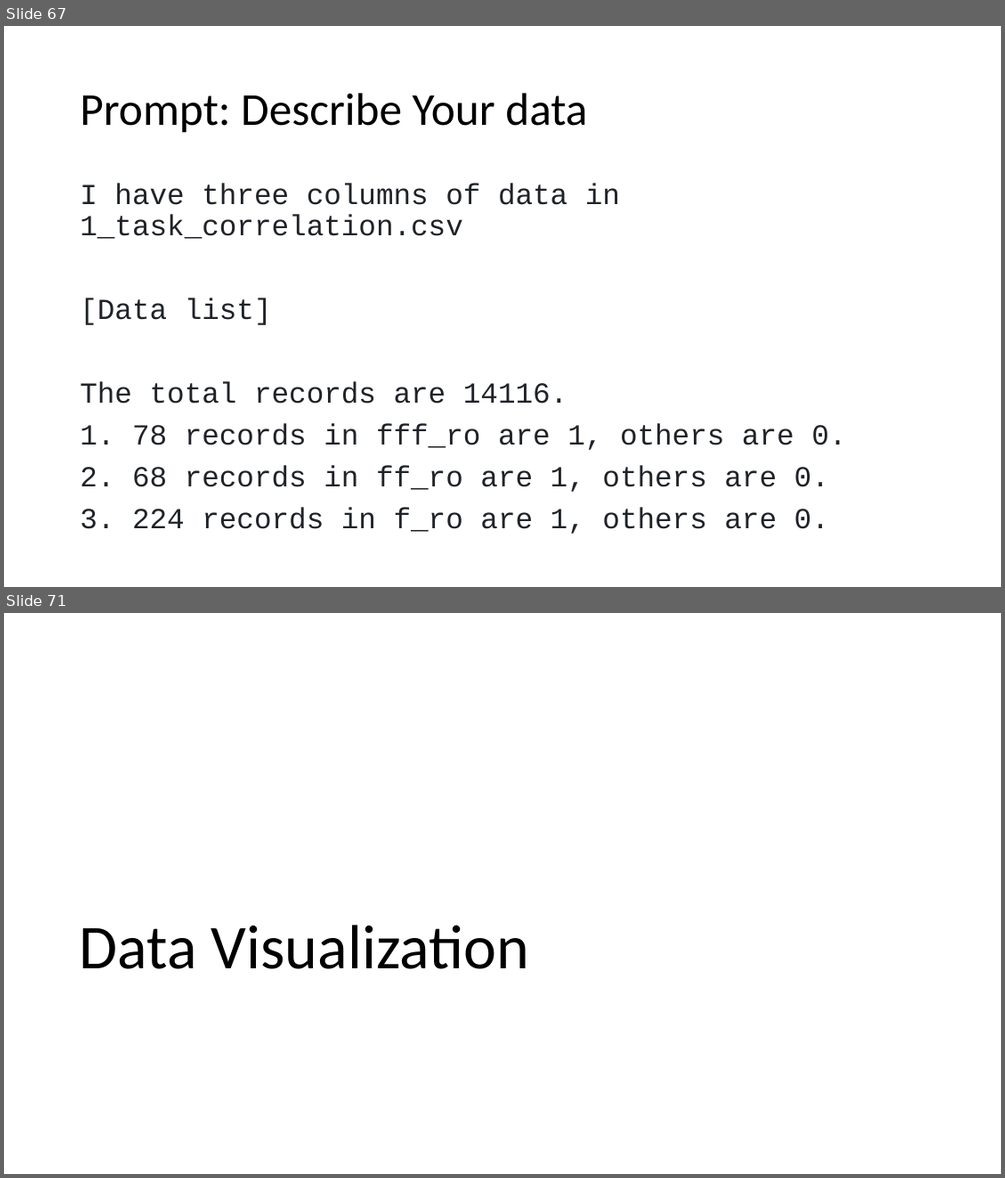
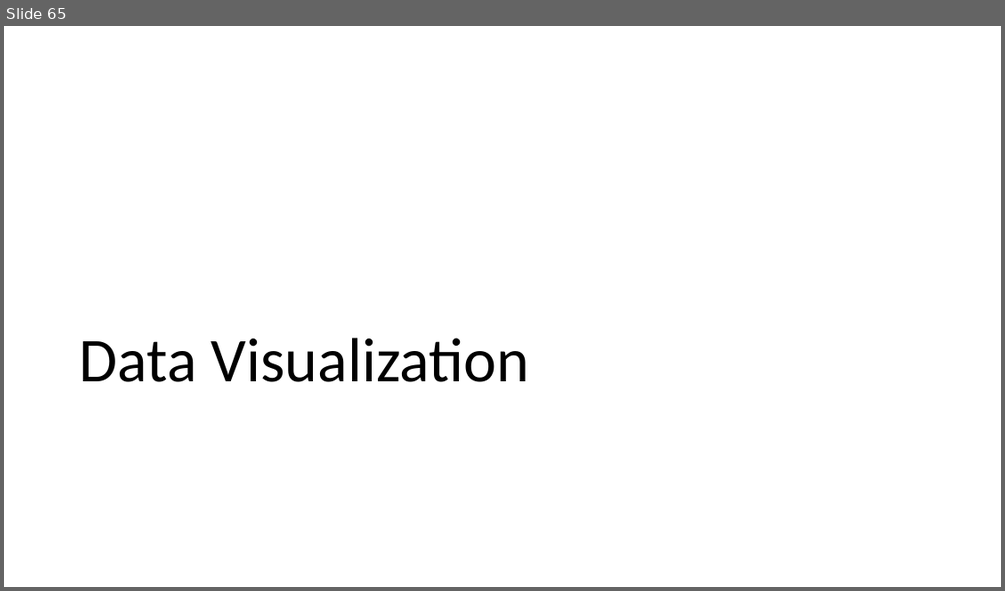
Before and after one commit to fccsdigitalchina/generative_ai_east_asian_studies, a slide deck: _slides/Generative AI for East Asian Studies_use cases.pptx. Shown one above the other, each under a label of ours: slides 67 and 71 before the commit, slide 65 after it; the slides between them are not shown. The pictures are 1005x1178 and 1005x591 pixels, drawn with LibreOffice and Linux fonts; fonts in the diff are those of the drawing. Boxes give left, top, right and bottom in pixels: in the first picture for what was removed or moved away, otherwise in the second. Text is boxed around its words. In the diff, an @@ line names an element or a change of style, - is before the commit and + after.

```diff
--- a/_slides/Generative AI for East Asian Studies_use cases.pptx
+++ b/_slides/Generative AI for East Asian Studies_use cases.pptx
@@ slide 67 removed at bbox=[4, 26, 1001, 587], background #FFFFFF @@
@@ title removed at bbox=[80, 93, 587, 133] @@
-Prompt: Describe Your data
@@ text removed at bbox=[80, 183, 846, 533] @@
-I have three columns of data in 1_task_correlation.csv
-[Data list]
-The total records are 14116.
-1. 78 records in fff_ro are 1, others are 0.
-2. 68 records in ff_ro are 1, others are 0.
-3. 224 records in f_ro are 1, others are 0.
@@ what was slide 71 is now slide 65 @@
```
Also in this commit, not shown: 12 slides changed, 5 other slides removed.
